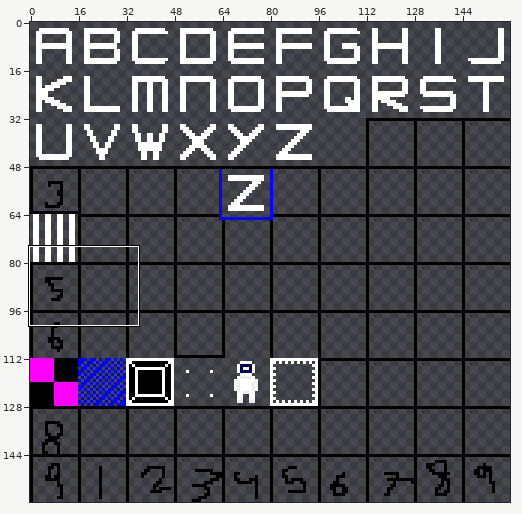
Two versions of one sprite sheet, res/spritesheet.png. The picture above shows the old version from afar; the outline marks the close-up.
Close-up. First the earlier version:
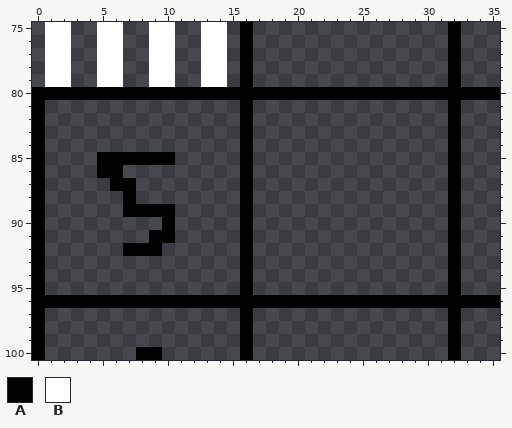
The file is 160x160 pixels. Shown: x 0..35, y 75..100. The commit also changed other parts of the picture, which this record leaves out.
Palette (. is transparent): A #000000  B #ffffff
Pixels before, first column x 0:
 75 .BB..BB..BB..BB.A...............A...
 76 .BB..BB..BB..BB.A...............A...
 77 .BB..BB..BB..BB.A...............A...
 78 .BB..BB..BB..BB.A...............A...
 79 .BB..BB..BB..BB.A...............A...
 80 AAAAAAAAAAAAAAAAAAAAAAAAAAAAAAAAAAAA
 81 A...............A...............A...
 82 A...............A...............A...
 83 A...............A...............A...
 84 A...............A...............A...
 85 A....AAAAAA.....A...............A...
 86 A....AA.........A...............A...
 87 A.....AA........A...............A...
 88 A......A........A...............A...
 89 A......AAAA.....A...............A...
 90 A.........A.....A...............A...
 91 A........AA.....A...............A...
 92 A......AAA......A...............A...
 93 A...............A...............A...
 94 A...............A...............A...
 95 A...............A...............A...
 96 AAAAAAAAAAAAAAAAAAAAAAAAAAAAAAAAAAAA
 97 A...............A...............A...
 98 A...............A...............A...
 99 A...............A...............A...
100 A.......AA......A...............A...
New version:
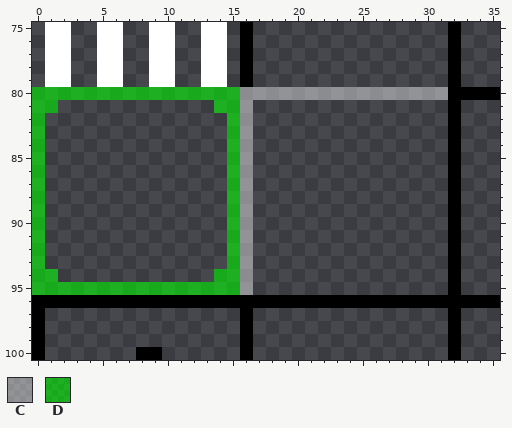
Colours new in this view: C #ffffff69  D #00ff008f
The exact change:
{"y":80,"x":0,"old":"AAAAAAAAAAAAAAAAAAAAAAAAAAAAAAAA","new":"DDDDDDDDDDDDDDDDCCCCCCCCCCCCCCCC"}
{"y":81,"x":0,"old":"A.","new":"DD"}
{"y":81,"x":14,"old":"..A","new":"DDC"}
{"y":82,"x":0,"old":"A","new":"D"}
{"y":82,"x":15,"old":".A","new":"DC"}
{"y":83,"x":0,"old":"A","new":"D"}
{"y":83,"x":15,"old":".A","new":"DC"}
{"y":84,"x":0,"old":"A","new":"D"}
{"y":84,"x":15,"old":".A","new":"DC"}
{"y":85,"x":0,"old":"A","new":"D"}
{"y":85,"x":5,"old":"AAAAAA","new":"......"}
{"y":85,"x":15,"old":".A","new":"DC"}
{"y":86,"x":0,"old":"A","new":"D"}
{"y":86,"x":5,"old":"AA","new":".."}
{"y":86,"x":15,"old":".A","new":"DC"}
{"y":87,"x":0,"old":"A","new":"D"}
{"y":87,"x":6,"old":"AA","new":".."}
{"y":87,"x":15,"old":".A","new":"DC"}
{"y":88,"x":0,"old":"A","new":"D"}
{"y":88,"x":7,"old":"A","new":"."}
{"y":88,"x":15,"old":".A","new":"DC"}
{"y":89,"x":0,"old":"A","new":"D"}
{"y":89,"x":7,"old":"AAAA","new":"...."}
{"y":89,"x":15,"old":".A","new":"DC"}
{"y":90,"x":0,"old":"A","new":"D"}
{"y":90,"x":10,"old":"A","new":"."}
{"y":90,"x":15,"old":".A","new":"DC"}
{"y":91,"x":0,"old":"A","new":"D"}
{"y":91,"x":9,"old":"AA","new":".."}
{"y":91,"x":15,"old":".A","new":"DC"}
{"y":92,"x":0,"old":"A","new":"D"}
{"y":92,"x":7,"old":"AAA","new":"..."}
{"y":92,"x":15,"old":".A","new":"DC"}
{"y":93,"x":0,"old":"A","new":"D"}
{"y":93,"x":15,"old":".A","new":"DC"}
{"y":94,"x":0,"old":"A.","new":"DD"}
{"y":94,"x":14,"old":"..A","new":"DDC"}
{"y":95,"x":0,"old":"A...............A","new":"DDDDDDDDDDDDDDDDC"}
{"label":"changed","picture_box":[32,87,448,295]}
